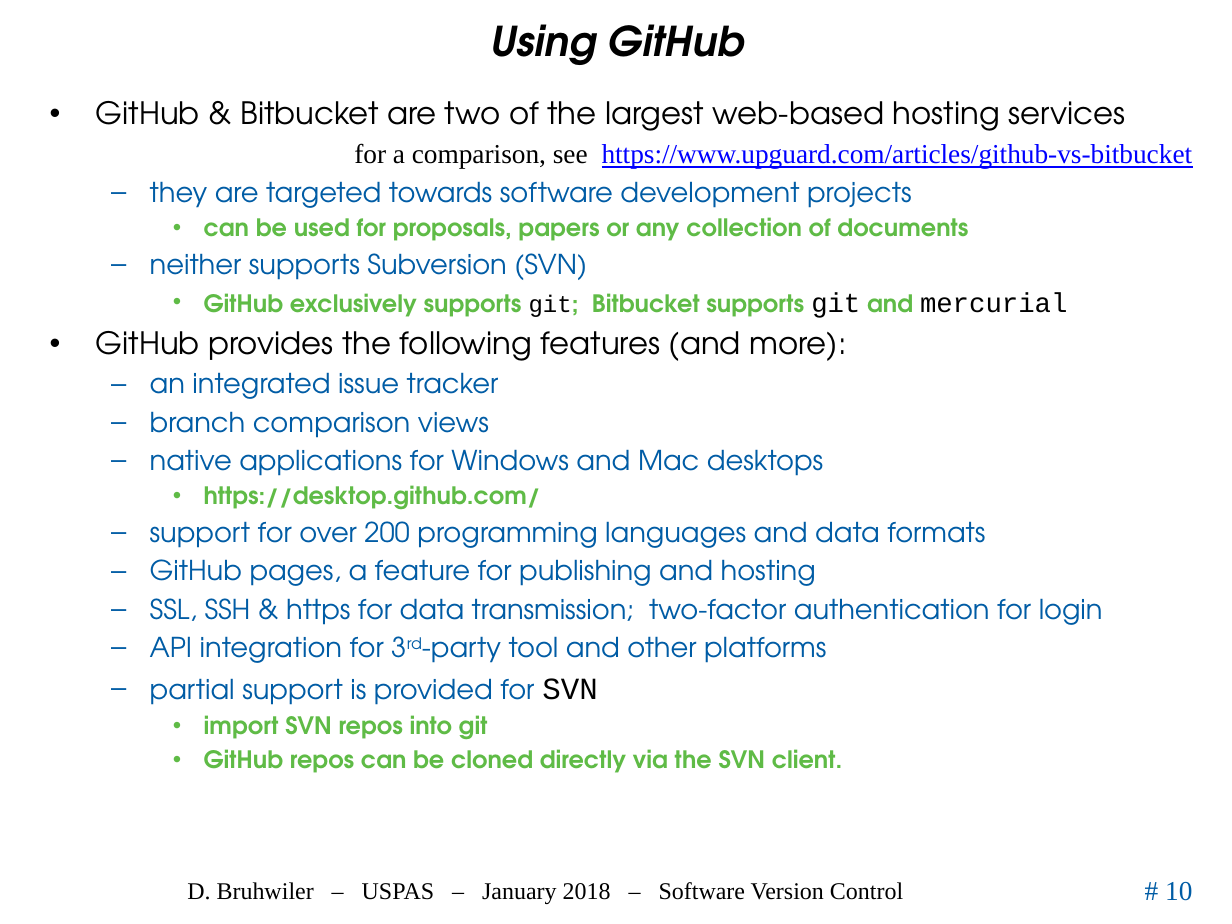
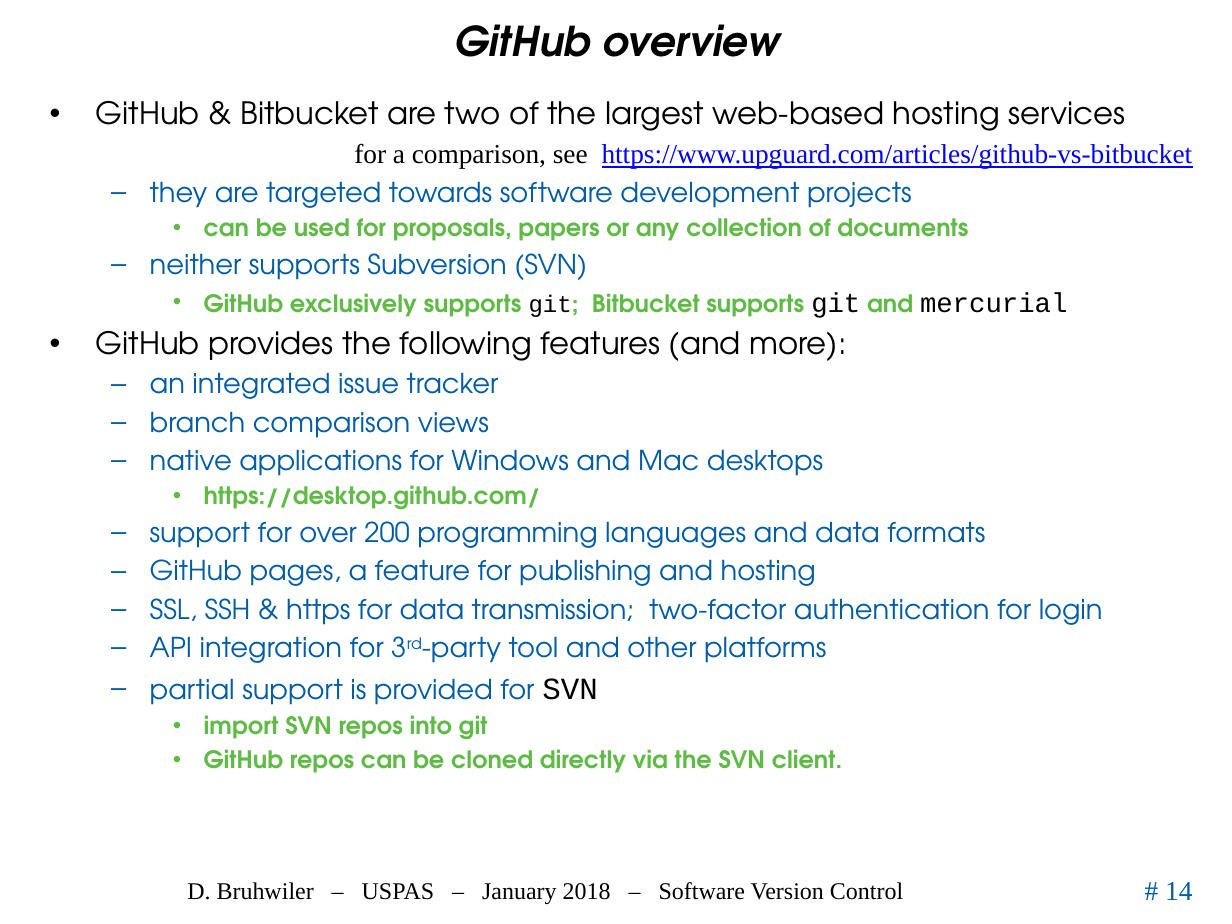
Before and after one commit to uspas/simbeamplasma18, a slide deck: slide 14 of software_version_control/02_VersionCont.pptx (slide 10 before the commit). Drawn at 1232x924 pixels with LibreOffice and Linux fonts; fonts in the diff are those of the drawing; background and template pictures are left out. Boxes give left, top, right and bottom in pixels: in the first picture for what was removed or moved away, otherwise in the second. Text is boxed around its words. In the diff, an @@ line names an element or a change of style, - is before the commit and + after.

```diff
--- a/software_version_control/02_VersionCont.pptx
+++ b/software_version_control/02_VersionCont.pptx
@@ title at [454,24,780,57]: text changed @@
-Using GitHub
+GitHub overview
@@ page number at [1165,882,1192,900]: text changed @@
-# 10
+# 14
```
Also in this commit, not shown: 5 other slides changed, 7 slides added, 2 slides removed, 2 other files.
